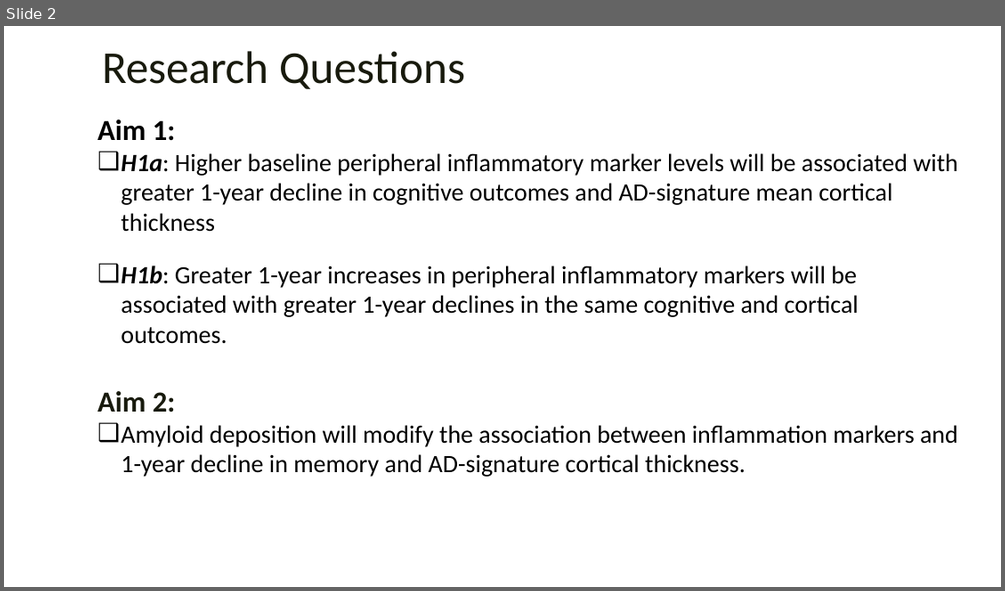
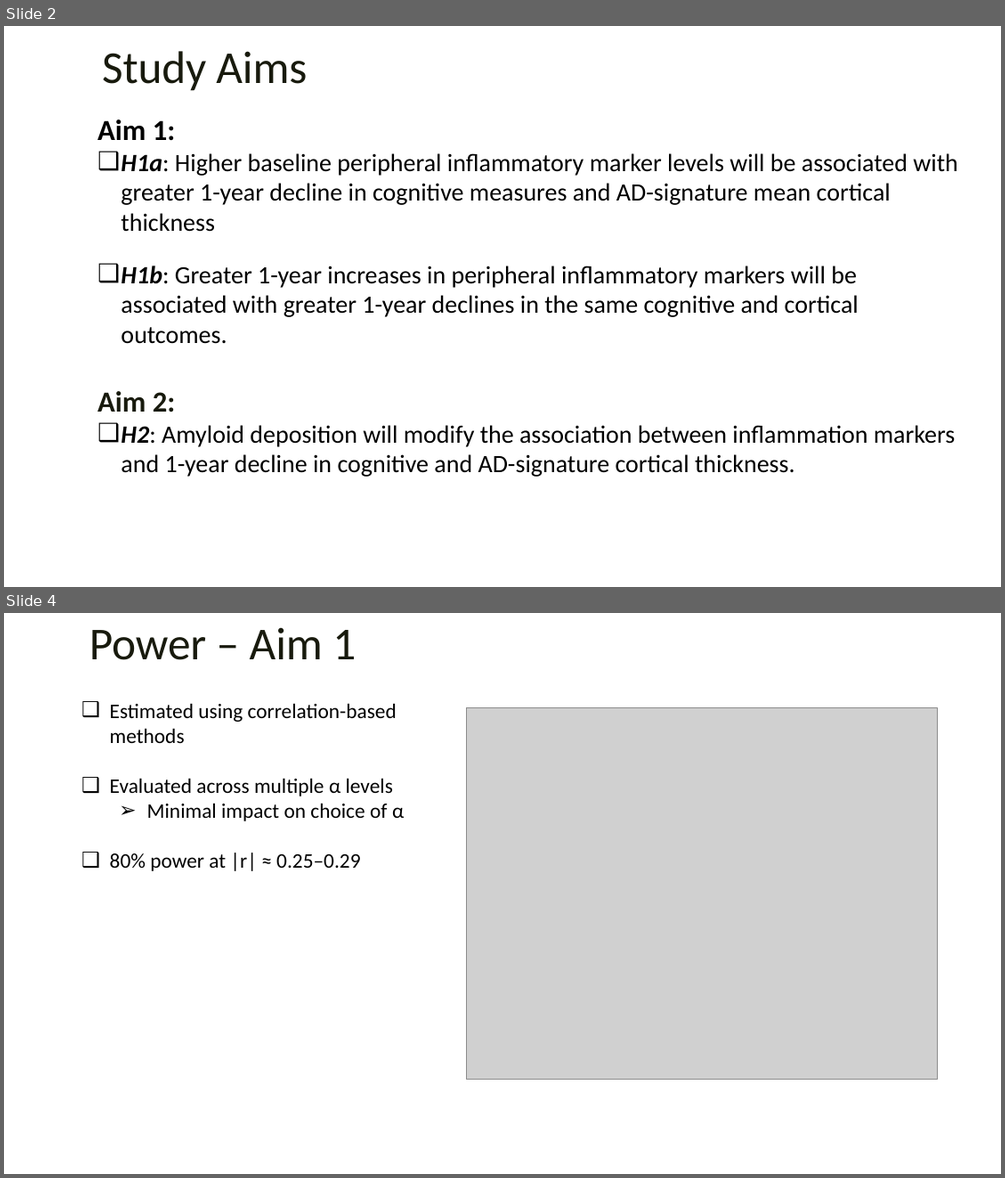
Before and after one commit to rysummers/BIOS6624-Class, a slide deck: Project2/Reports/Project2_Presentation_summers.pptx. Shown one above the other, each under a label of ours: slide 2 before the commit, slides 2 and 4 after it; the slides between them are not shown. The pictures are 1005x591 and 1005x1178 pixels, drawn with LibreOffice and Linux fonts; fonts in the diff are those of the drawing; grey boxes stand for pictures; background and template pictures are left out. Boxes give left, top, right and bottom in pixels: in the first picture for what was removed or moved away, otherwise in the second. Text is boxed around its words. In the diff, an @@ line names an element or a change of style, - is before the commit and + after.

```diff
--- a/Project2/Reports/Project2_Presentation_summers.pptx
+++ b/Project2/Reports/Project2_Presentation_summers.pptx
@@ slide 4 added at bbox=[4, 613, 1001, 1174], background picture (left out) @@
@@ text added at bbox=[89, 627, 356, 660], 44 pt, text #181A0D @@
+Power – Aim 1
@@ text added at bbox=[110, 703, 404, 871], 20 pt, text #000000 @@
+❑ Estimated using correlation-based methods
+❑ Evaluated across multiple α levels
+  ➢ Minimal impact on choice of α
+❑ 80% power at |r| ≈ 0.25–0.29
@@ picture added at bbox=[467, 708, 938, 1078] @@
@@ slide 2 changed as well @@
@@ text at bbox=[102, 51, 307, 91]: text changed @@
-Research Questions
+Study Aims
@@ text at bbox=[121, 153, 957, 232]: text changed @@
-❑ H1a: Higher baseline peripheral inflammatory marker levels will be associated with greater 1-year decline in cognitive outcomes and AD-signature mean cortical thickness
+❑ H1a: Higher baseline peripheral inflammatory marker levels will be associated with greater 1-year decline in cognitive measures and AD-signature mean cortical thickness
@@ text at bbox=[121, 425, 955, 476]: text changed @@
-❑ Amyloid deposition will modify the association between inflammation markers and 1-year decline in memory and AD-signature cortical thickness.
+❑ H2: Amyloid deposition will modify the association between inflammation markers and 1-year decline in cognitive and AD-signature cortical thickness.
```
Also in this commit, not shown: 4 other slides changed, 2 slides removed, 7 other files.
